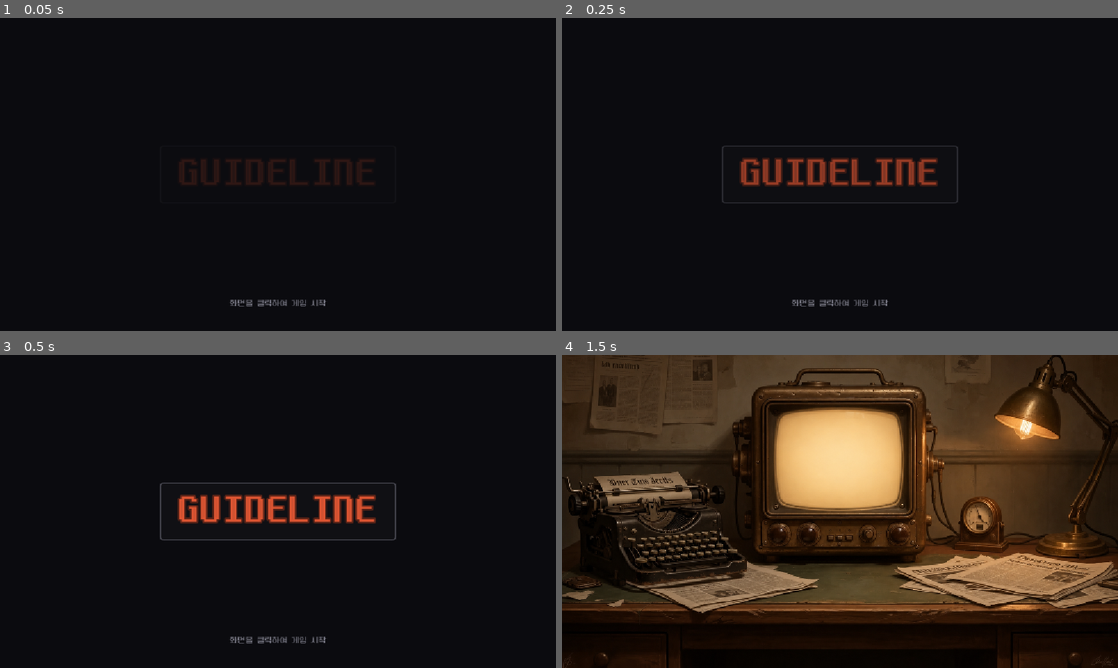
Above: before the commit, frames 1-4 (two rows, left to right).
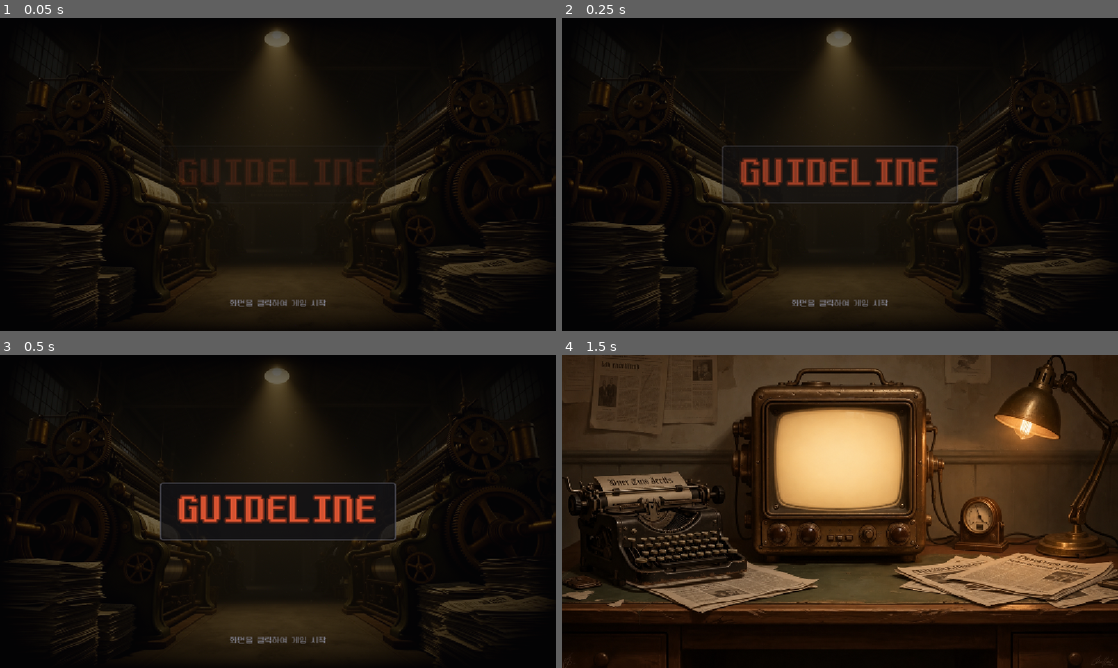
Above: after the commit, the same moments.

Repository: JiwonKim-kr/artificer-pipeline
Game: Godot game, scene res://scenes/main.tscn
The game is run twice, just before and just after one commit, with the same random seed, the same clock (stepped at 60 frames per second) and the same inputs. Sound files missing from this copy of the repository are replaced by a short silence.
Inputs (mouse positions are in pixels of both pictures, inside the frame that each line leads up to):
- Up to frame 1 (0.05 s): no input
- Up to frame 2 (0.25 s): no input
- Up to frame 3 (0.5 s): no input
- Up to frame 4 (1.5 s): click (840, 511) at 0.5 s; click (840, 467) at 1.25 s

The runs differ from the first frame. In frame 1, 12% of the frame differs, in the area x 1-100%, y 2-97%; in frame 2, 11%; in frame 3, 11%; in frame 4, nothing differs.

Commit message:
[art gen] 타이틀 배경 — 밤의 인쇄소 (휑한 단색 배경 교체)
타이틀이 단색 ColorRect 하나였다. style_guide.md §1 앵커 프롬프트로 후보 4장을
생성해(36크레딧) 사람이 ①을 채택.

- assets/art/ui/title/title_bg.png — concepts/title_press_00_00.png → 1152x648
  lanczos. 좌우 윤전기가 프레임을 잡고 중앙이 비는 구도라 네온사인(GUIDELINE)
  자리가 산다. 생성 시 "dark empty center reserved for a sign" 을 구도 조건으로
  넣은 결과이고, 매달린 등이 사인 바로 위에 와서 조명처럼 읽힌다.
- main.gd: TITLE_BG 상수 + TextureRect(KEEP_ASPECT_COVERED). 에셋이 없으면
  기존 단색으로 폴백한다(아트·SE 와 같은 원칙). 사진을 그대로 두면 네온 대비가
  죽으므로 알파 0.55 암막을 한 겹 덮어 배경으로 물러나게 했다.
- 매니페스트 art:ui/title/bg 등록(entry 18).

채택하지 않은 3장과 사유:
  title_street  — 분위기는 최상이나 "RDC5 NEWSPAPER" 간판 + 벽보에 가짜 텍스트
                  다수. §2 "아트에 텍스트 굽지 않기" 위반이고, §4 가 window_c/d 를
                  제외한 사유(문자 오염)와 동일 케이스라 예외를 두지 않았다.
  title_windows — 건물이 중앙을 채우고 창문 불빛이 사인과 경합.
  title_city    — 텍스트는 깨끗하나 중앙이 밝은 안개라 사인 대비가 약함.

네온 점멸 장치(N 이 꺼지며 GUIDE/LI E → "LIE")는 영향 없다. 사인 패널이 불투명
StyleBoxFlat 이라 배경이 글자에 닿지 않는다. 원본의 중앙 현판 가짜 글자도 이
패널에 완전히 가려진다(실측 확인).

검증: verify 게이트 5/5(entry 18) · 웹 export EXIT=0 · 웹 빌드 육안 확인 콘솔
에러 0건 · 엔진 렌더 스크린샷 1152x648 정상.

Co-Authored-By: Claude Opus 5 <noreply@anthropic.com>

Diff:
--- a/src/ui/main.gd
+++ b/src/ui/main.gd
@@ -17,6 +17,7 @@
 const NEWSPAPER_FRAME := "res://assets/art/ui/briefing/newspaper_frame.png"  # 브리핑 신문 프레임(9-slice) — art gen 대기, 없으면 크림 폴백
 # 앰비언트 베드(bgm gen 절차 합성, 30s 심리스 루프). 상태별로 갈아 끼운다.
 # 웹은 사용자 제스처 전 오디오가 차단되므로 타이틀 클릭(_start_game) 이후에만 재생한다.
+const TITLE_BG := "res://assets/art/ui/title/title_bg.png"  # 타이틀 배경(밤의 인쇄소). 없으면 단색 폴백
 const BGM_ROOM := "res://assets/audio/bgm/room_ambient.ogg"  # 타이틀·데스크
 const BGM_CRT := "res://assets/audio/bgm/crt_room.ogg"       # CRT 화면(플레이 루프)
 const BGM_FADE := 0.6      # 상태 전환 페이드(초)
@@ -194,9 +195,27 @@
 	_title_view.set_anchors_and_offsets_preset(Control.PRESET_FULL_RECT)
 	add_child(_title_view)
 	var bg := ColorRect.new()
-	bg.color = Color(0.045, 0.045, 0.06)  # 밤거리 톤
+	bg.color = Color(0.045, 0.045, 0.06)  # 밤거리 톤 — 배경 아트가 없을 때의 폴백
 	bg.set_anchors_and_offsets_preset(Control.PRESET_FULL_RECT)
 	_title_view.add_child(bg)
+	# 배경 아트: 밤의 인쇄소. 좌우 윤전기가 프레임을 잡고 중앙이 비어 네온사인 자리가 산다.
+	var bg_tex := _res(TITLE_BG) as Texture2D
+	if bg_tex != null:
+		var bg_rect := TextureRect.new()
+		bg_rect.texture = bg_tex
+		# 16:9 고정 아트라 화면비가 달라도 잘려나갈지언정 여백이 생기지 않게 덮는다.
+		bg_rect.expand_mode = TextureRect.EXPAND_IGNORE_SIZE
+		bg_rect.stretch_mode = TextureRect.STRETCH_KEEP_ASPECT_COVERED
+		bg_rect.set_anchors_and_offsets_preset(Control.PRESET_FULL_RECT)
+		bg_rect.mouse_filter = Control.MOUSE_FILTER_IGNORE
+		_title_view.add_child(bg_rect)
+		# 원래 배경이 거의 검정이라 네온이 강하게 떴다. 사진을 그대로 두면 대비가 죽으므로
+		# 한 겹 눌러 배경으로 물러나게 한다(사인 가독성 + 밤 톤 유지).
+		var dim := ColorRect.new()
+		dim.color = Color(0.02, 0.02, 0.03, 0.55)
+		dim.set_anchors_and_offsets_preset(Control.PRESET_FULL_RECT)
+		dim.mouse_filter = Control.MOUSE_FILTER_IGNORE
+		_title_view.add_child(dim)
 	var box := VBoxContainer.new()
 	box.set_anchors_and_offsets_preset(Control.PRESET_CENTER)
 	box.grow_horizontal = Control.GROW_DIRECTION_BOTH
Binary file added: assets/art/concepts/title_city_00_00.png
Binary file added: assets/art/concepts/title_press_00_00.png
Binary file added: assets/art/concepts/title_street_00_00.png
Binary file added: assets/art/concepts/title_windows_00_00.png
Binary file added: assets/art/ui/title/title_bg.png
Not shown, changed: pipeline/manifest.json
